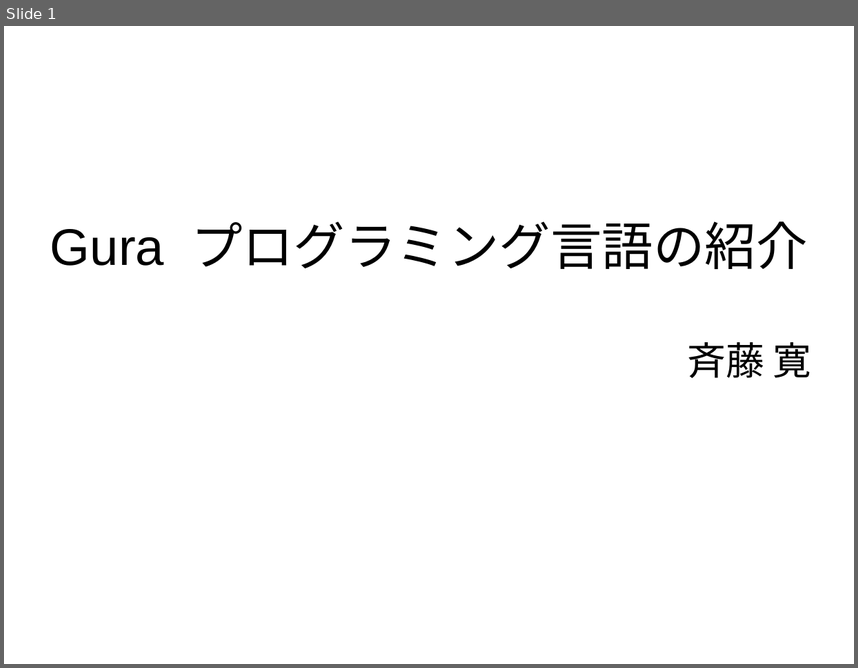
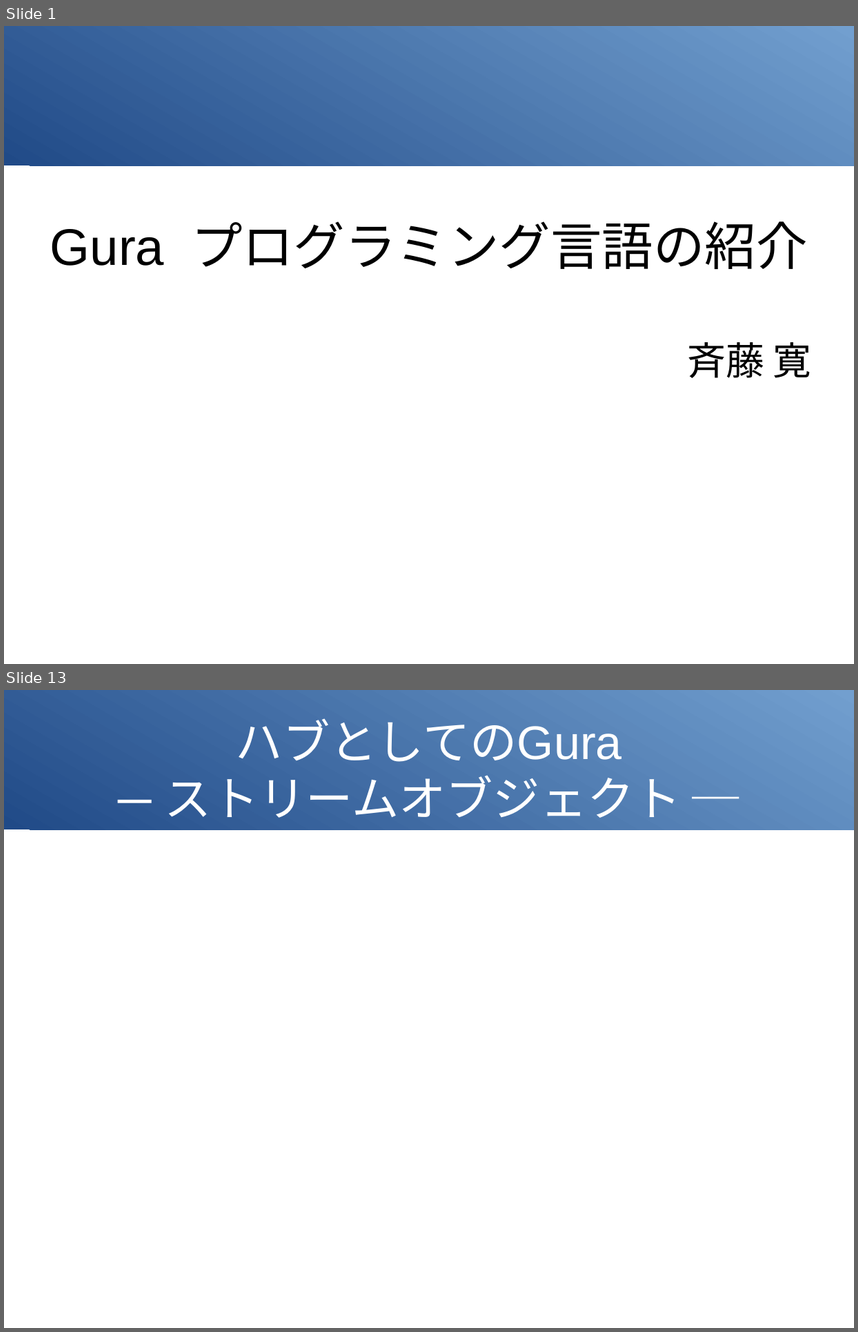
Before and after one commit to gura-lang/gura-doc, a slide deck: presentation/gura-intro.odp. Shown one above the other, each under a label of ours: slide 1 before the commit, slides 1 and 13 after it; the slides between them are not shown. The pictures are 858x668 and 858x1332 pixels, drawn with LibreOffice and Linux fonts; fonts in the diff are those of the drawing; background and template pictures are left out. Boxes give left, top, right and bottom in pixels: in the first picture for what was removed or moved away, otherwise in the second. Text is boxed around its words. In the diff, an @@ line names an element or a change of style, - is before the commit and + after.

```diff
--- a/presentation/gura-intro.odp
+++ b/presentation/gura-intro.odp
@@ slide 13 added at (x1=4, y1=690, x2=854, y2=1328), background #FFFFFF; not listed: 1 template element that a slide beside it also shows @@
@@ title added at (x1=165, y1=718, x2=682, y2=818), 44 pt, text #FFFFFF @@
+ハブとしてのGura
+─ ストリームオブジェクト ─
@@ slide 1 changed as well @@
@@ rectangle added at (x1=4, y1=26, x2=854, y2=165), fill gradient #204A87 to #729FCF @@
```
Also in this commit, not shown: 13 other slides added, 2 slides removed.
